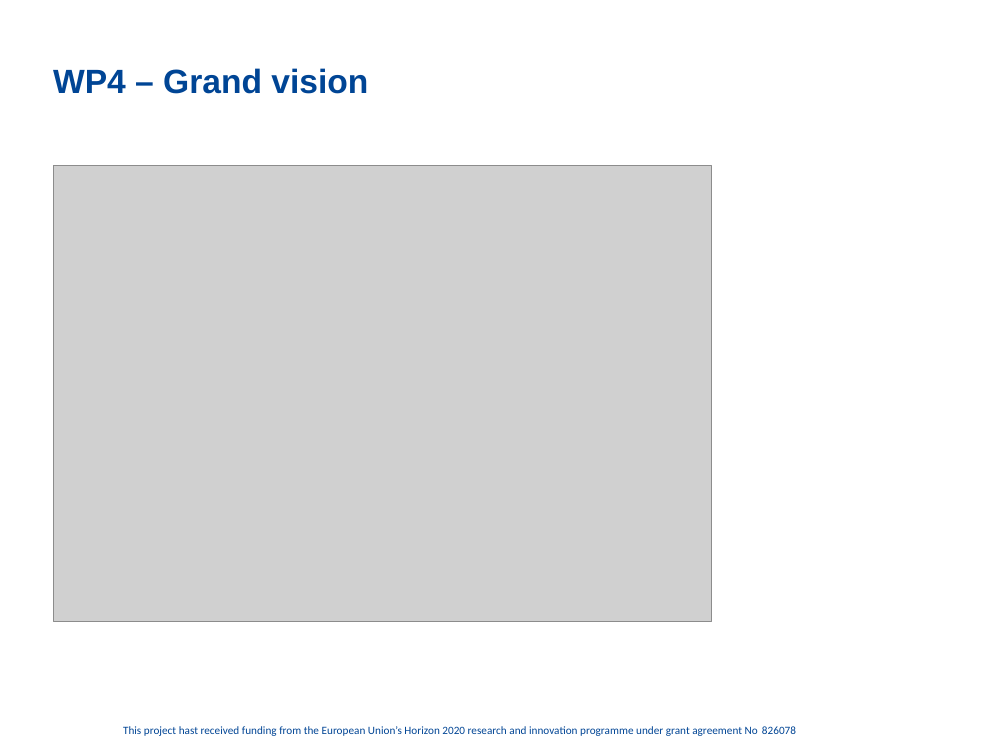
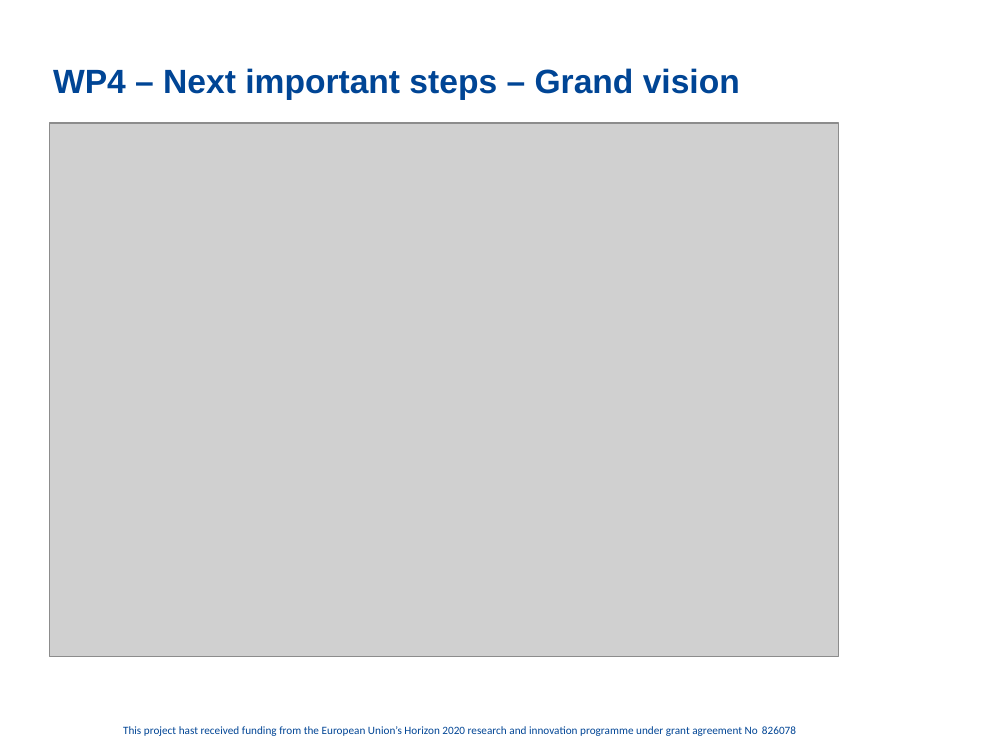
Before and after one commit to cassinius/phd-presentations, a slide deck: slide 7 of 2020/FC_sept_Graphs_LS/FeatureCloud_PPT_WP4_update.pptx (slide 8 before the commit). Drawn at 1008x756 pixels with LibreOffice and Linux fonts; fonts in the diff are those of the drawing; grey boxes stand for pictures; background and template pictures are left out. Boxes give left, top, right and bottom in pixels: in the first picture for what was removed or moved away, otherwise in the second. Text is boxed around its words. In the diff, an @@ line names an element or a change of style, - is before the commit and + after.

```diff
--- a/2020/FC_sept_Graphs_LS/FeatureCloud_PPT_WP4_update.pptx
+++ b/2020/FC_sept_Graphs_LS/FeatureCloud_PPT_WP4_update.pptx
@@ title at [53, 68, 740, 100]: text changed @@
-WP4 – Grand vision
+WP4 – Next important steps – Grand vision
@@ picture: place and size @@
-picture at [53, 165, 712, 622]
+picture at [49, 123, 839, 656]
```
Also in this commit, not shown: 6 other slides changed, 5 slides removed, 2 other files.
